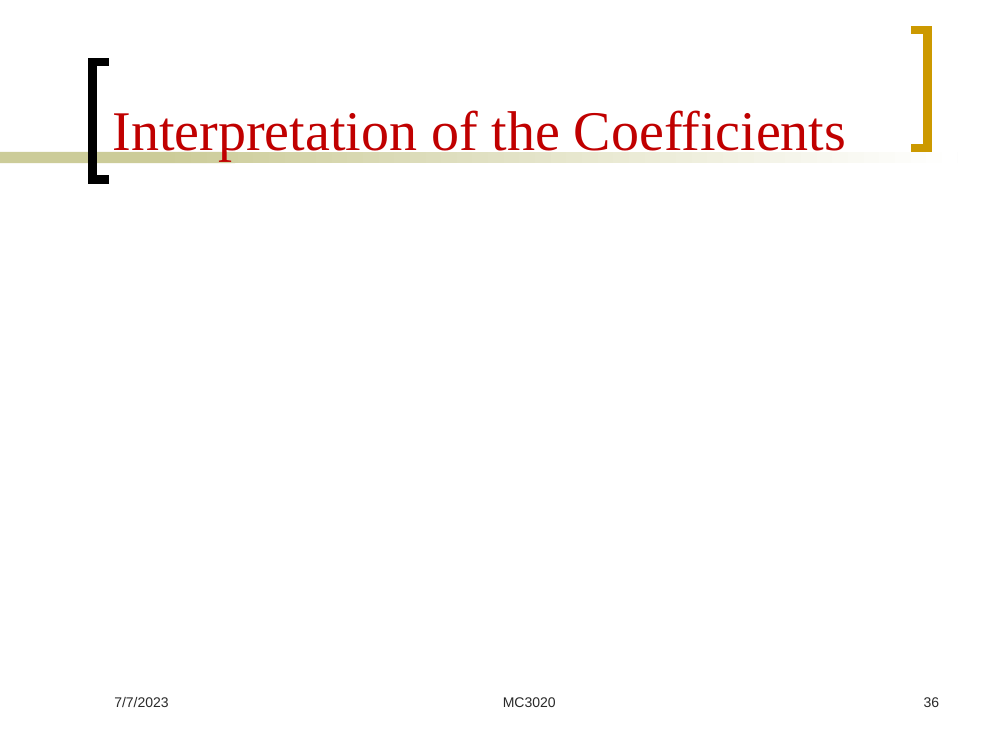
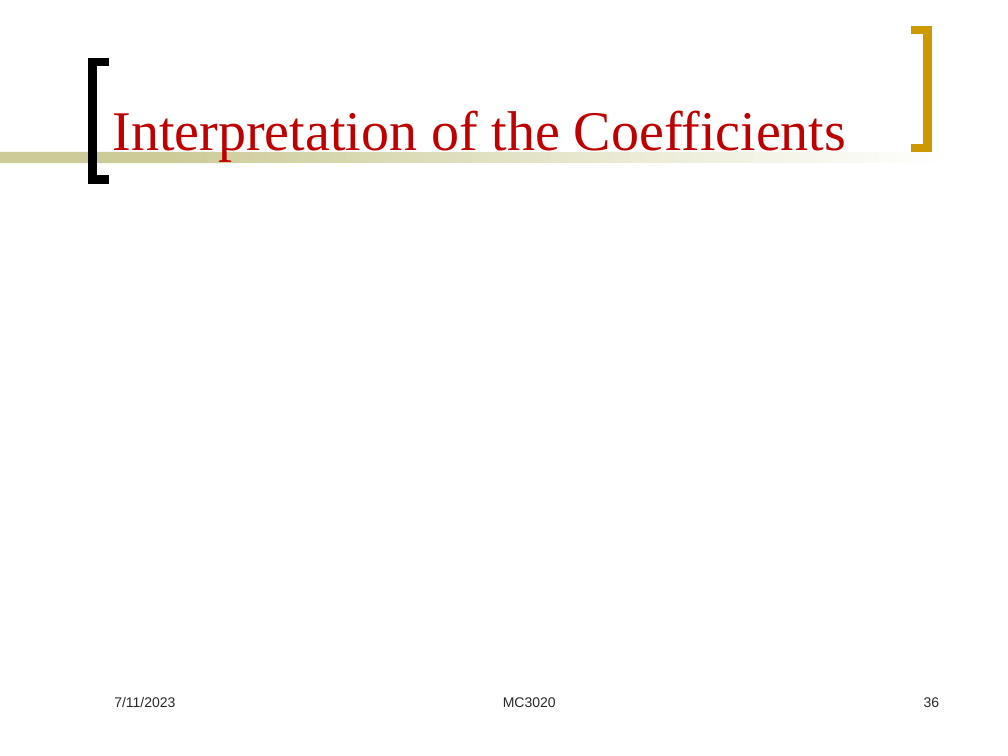
Before and after one commit to Mayooran1987/MC3020, a slide deck: slide 36 of Lect_6.pptx. Drawn at 1008x756 pixels with LibreOffice and Linux fonts; fonts in the diff are those of the drawing; grey boxes stand for pictures. Boxes give left, top, right and bottom in pixels: in the first picture for what was removed or moved away, otherwise in the second. Text is boxed around its words. In the diff, an @@ line names an element or a change of style, - is before the commit and + after.

```diff
--- a/Lect_6.pptx
+++ b/Lect_6.pptx
@@ text at [114,697,175,707]: text changed @@
-7/7/2023
+7/11/2023
```
Also in this commit, not shown: 57 other slides changed, 1 other file.
